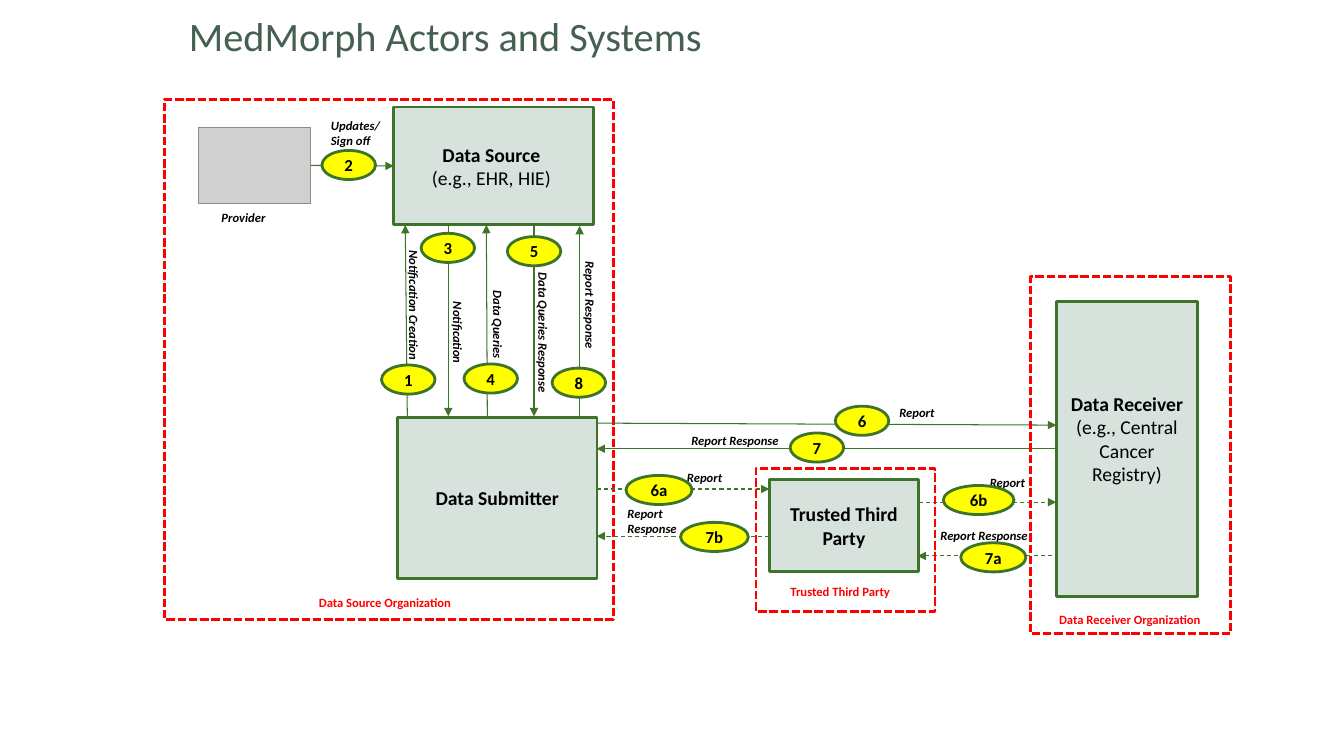
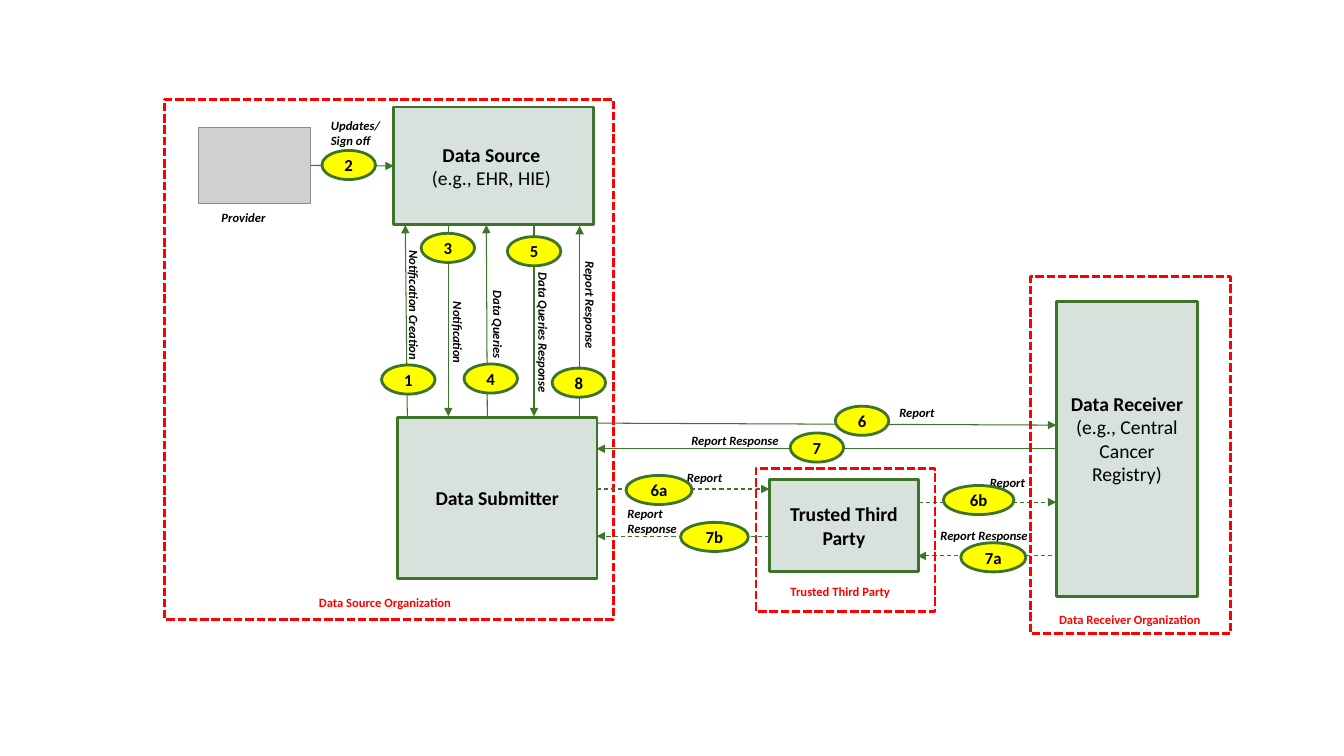
Before and after one commit to HL7/fhir-central-cancer-registry-reporting-ig, a slide deck: slide 5 of input/images-source/ccrr-ig-diagrams.pptx (slide 2 before the commit). Drawn at 1344x756 pixels with LibreOffice and Linux fonts; fonts in the diff are those of the drawing; grey boxes stand for pictures; background and template pictures are left out. Boxes give left, top, right and bottom in pixels: in the first picture for what was removed or moved away, otherwise in the second. Text is boxed around its words. In the diff, an @@ line names an element or a change of style, - is before the commit and + after.

```diff
--- a/input/images-source/ccrr-ig-diagrams.pptx
+++ b/input/images-source/ccrr-ig-diagrams.pptx
@@ title removed at [189,23,701,58] @@
-MedMorph Actors and Systems
```
Also in this commit, not shown: 3 slides added, 9 other files.
